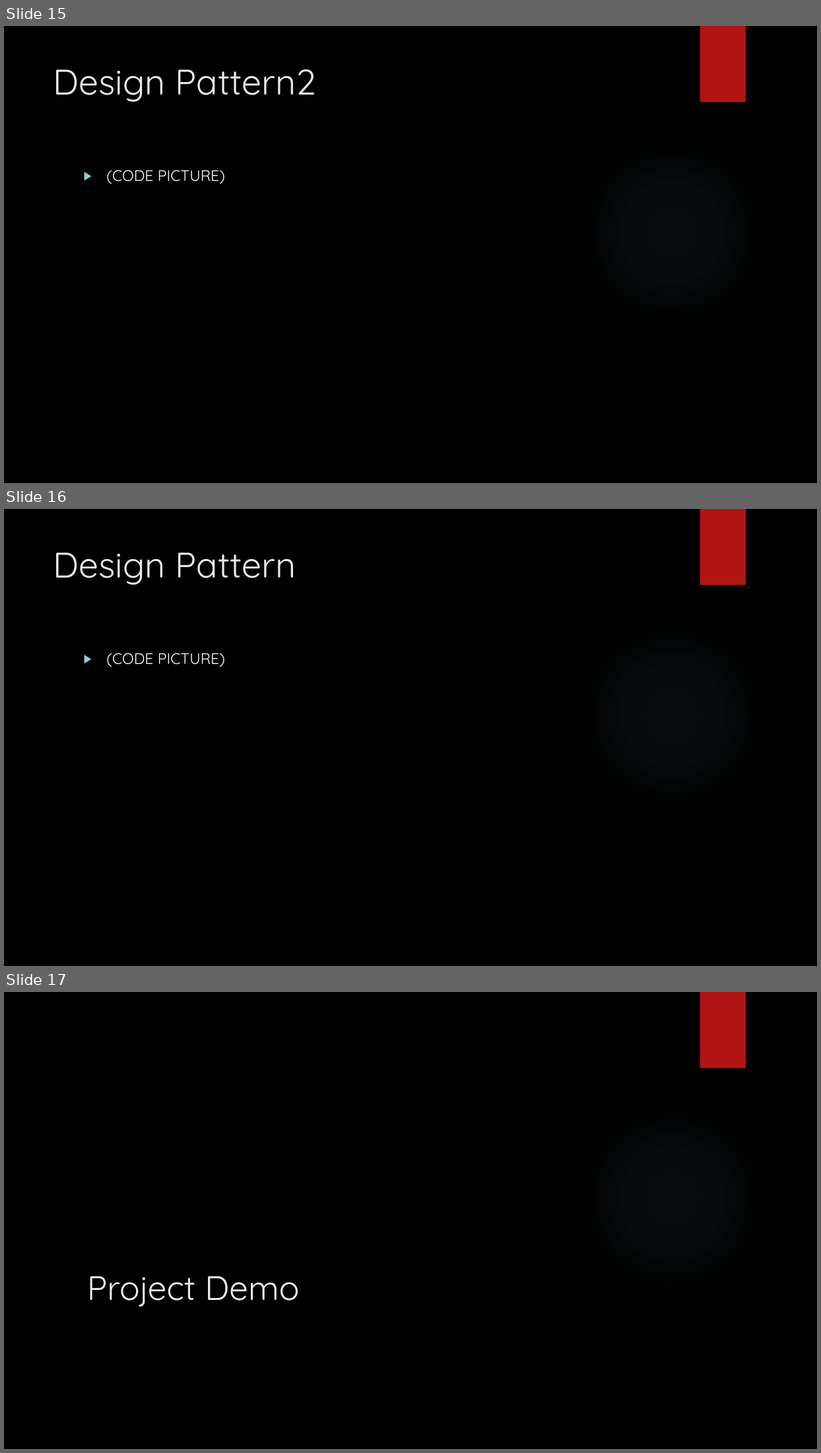
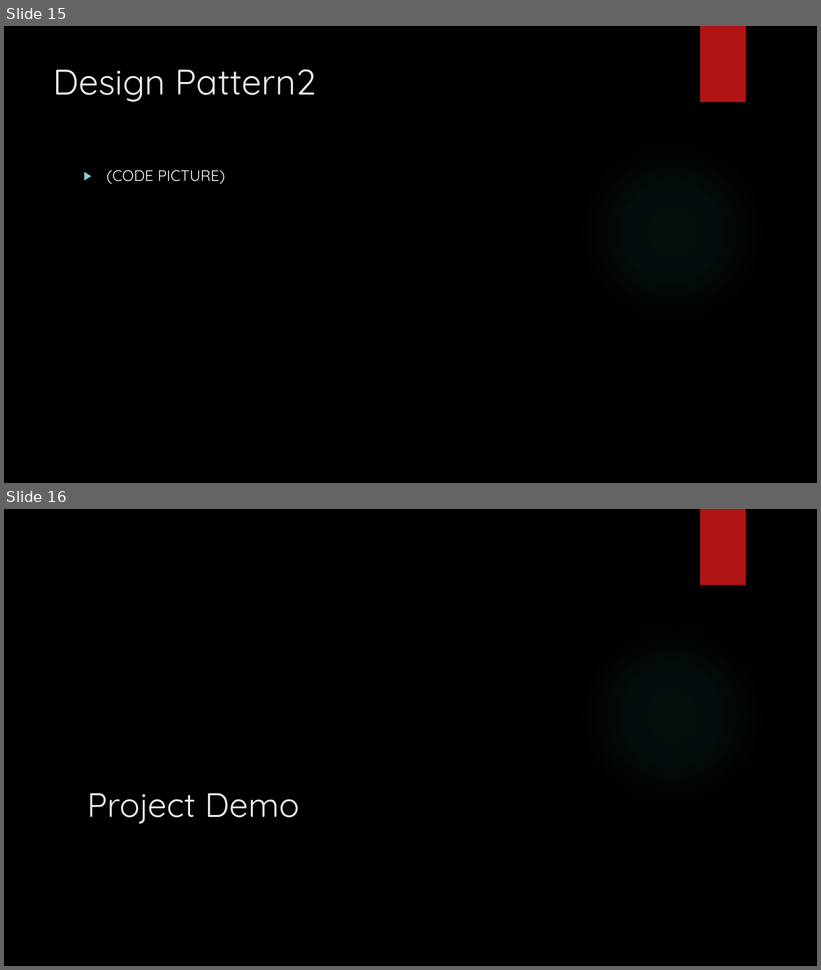
Before and after one commit to jmp808/Go4Food, a slide deck: Documents/Go4Food.pptx. Shown one above the other, each under a label of ours: slides 15, 16 and 17 before the commit, slides 15 and 16 after it. The pictures are 821x1453 and 821x970 pixels, drawn with LibreOffice and Linux fonts; fonts in the diff are those of the drawing; background and template pictures are left out. Boxes give left, top, right and bottom in pixels: in the first picture for what was removed or moved away, otherwise in the second. Text is boxed around its words. In the diff, an @@ line names an element or a change of style, - is before the commit and + after.

```diff
--- a/Documents/Go4Food.pptx
+++ b/Documents/Go4Food.pptx
@@ slide 16 removed at box(4, 509, 817, 966), background picture (left out); not listed: 2 template elements that a slide beside it also shows @@
@@ title removed at box(54, 553, 296, 585) @@
-Design Pattern
@@ text removed at box(106, 653, 225, 667) @@
-▶ (CODE PICTURE)
@@ what was slide 17 is now slide 16 @@
```
Also in this commit, not shown: 1 slide changed, 2 other files.
